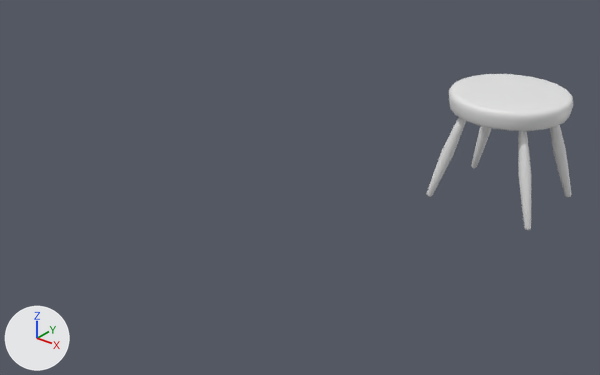
The FBX model Fossa CRPG Project/Assets/Art/3d/Models/Furniture/Stool.fbx, before and after one commit.
One viewpoint serves both versions: a 50 mm camera at (4.72, -4.74, 2.26) aimed at (2.1, -1.47, 0.23). Lighting does not change. The marker at lower left points along +X, +Y and +Z. Both versions are drawn at frame 1 of the action 'Take 001'; the numbers are the values there. Materials are left out; every surface is plain grey.

The first picture shows 'Stool'.
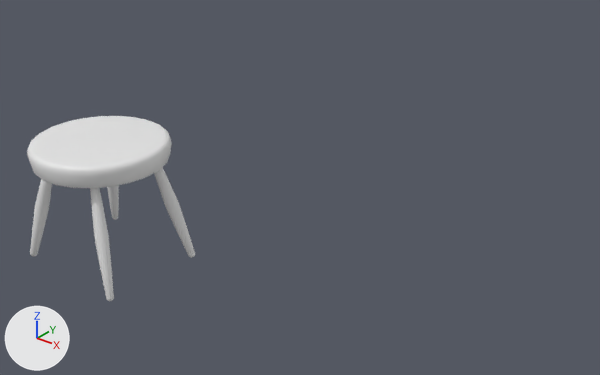
Boxes (x1, y1, x2, y2) around the edits, measured in the pictures (600 x 375 px):
'Stool', reshaped, moved (54% shorter)
    before: (426, 74, 573, 230)
    after: (27, 116, 172, 188)
'StoolLegs', added
    after: (30, 167, 195, 301)
part 1 of me_mesh, deleted
    before: (518, 131, 531, 230)
part 2 of me_mesh, deleted
    before: (426, 117, 466, 197)
part 3 of me_mesh, deleted
    before: (471, 126, 491, 168)
part 4 of me_mesh, deleted
    before: (550, 125, 571, 197)

Diff of the bpy script that builds the scene:
```diff
--- a/Fossa CRPG Project/Assets/Art/3d/Models/Furniture/Stool.fbx.py
+++ b/Fossa CRPG Project/Assets/Art/3d/Models/Furniture/Stool.fbx.py
@@ me_mesh @@
 me_mesh.from_pydata(...)  # 1135 vertices, 2250 faces; spans x -13.9..14.0, y -13.9..13.9, z 0.6..27.4
 # used by ob_stool; location = (2.802, -0.391, -0.046); scale = (0.0254, 0.0254, 0.0254)
+# me_mesh part 1: the loose piece of 209 vertices spanning x 6.0..13.5, y -12.0..-6.8, z 0.6..24.0 is deleted
+# me_mesh part 2: the loose piece of 209 vertices spanning x -13.9..-6.1, y -11.1..-6.3, z 0.6..24.0 is deleted
+# me_mesh part 3: the loose piece of 209 vertices spanning x -13.4..-6.0, y 6.8..12.1, z 0.6..24.0 is deleted
+# me_mesh part 4: the loose piece of 209 vertices spanning x 6.2..14.0, y 6.3..11.0, z 0.6..24.0 is deleted
@@ me_mesh_001 @@
+me_mesh_001.from_pydata(...)  # 836 vertices, 1656 faces; spans x -13.9..14.0, y -12.0..12.1, z 0.6..24.0
@@ ob_stool @@
 ob_stool = bpy.data.objects.new('Stool', me_mesh)
-ob_stool.location = (2.802, -0.391, -0.046)
+ob_stool.location = (1.513, -2.346, -0.046)
 ob_stool.scale = (0.0254, 0.0254, 0.0254)
@@ ob_stoollegs @@
+ob_stoollegs = bpy.data.objects.new('StoolLegs', me_mesh_001)
+ob_stoollegs.parent = ob_stool
+ob_stoollegs.location = (0.0, 0.0, 0.0)
```
